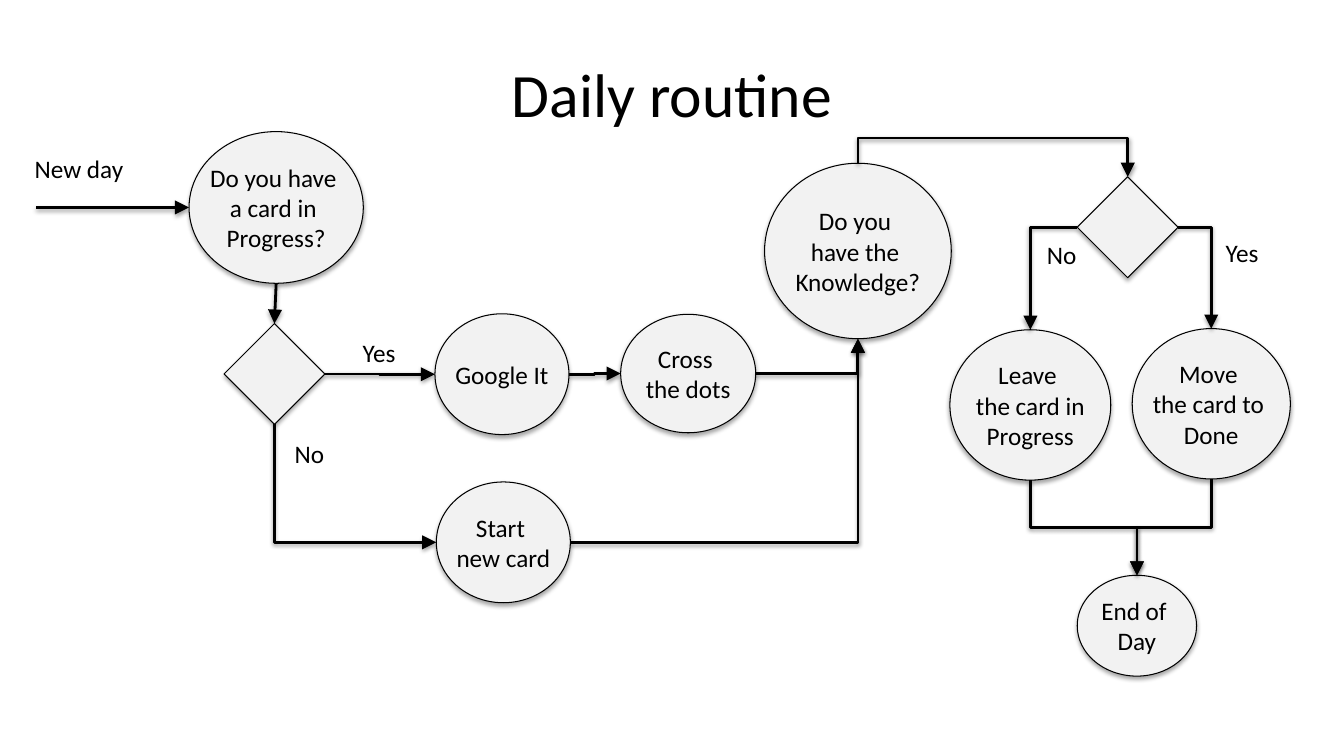
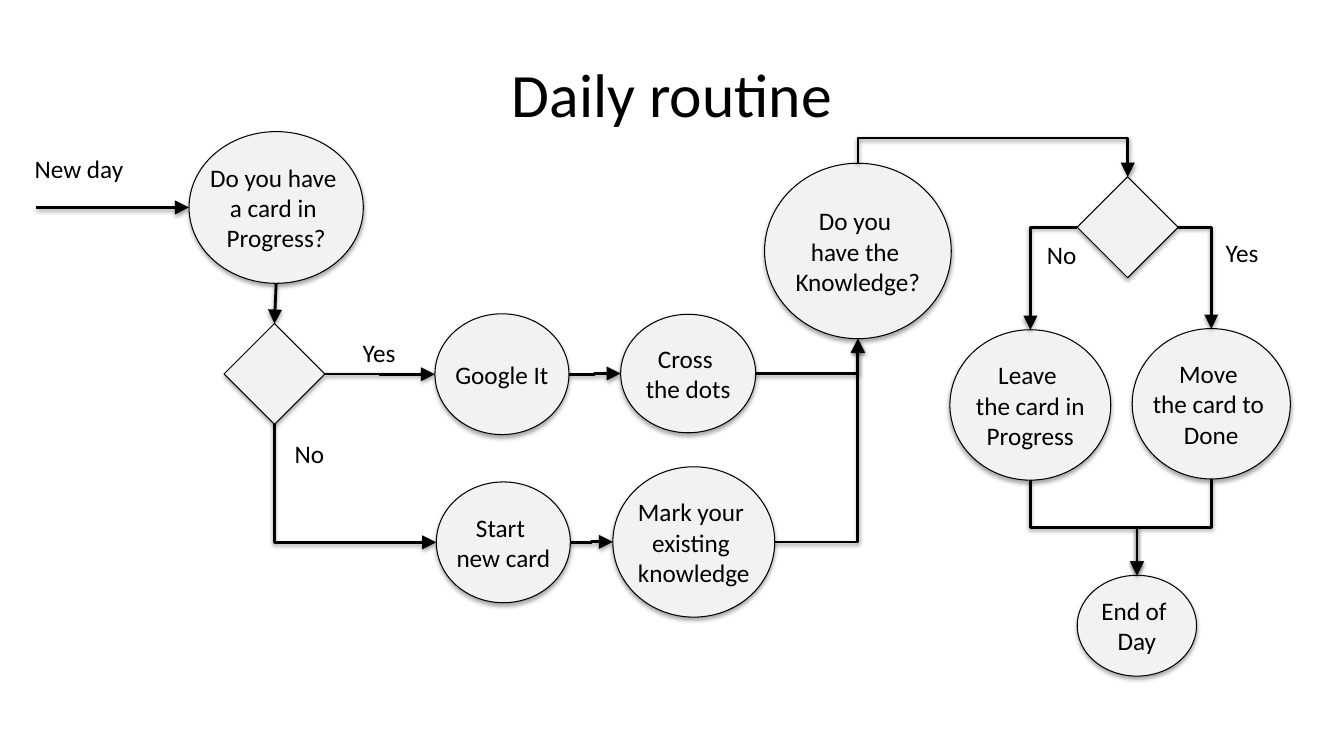
Before and after one commit to kedehub/knowledge_discovery_game, a slide deck: slide 11 of Knowledge Discovery Game.pptx (slide 12 before the commit). Drawn at 1344x756 pixels with LibreOffice and Linux fonts; fonts in the diff are those of the drawing; background and template pictures are left out. Boxes give left, top, right and bottom in pixels: in the first picture for what was removed or moved away, otherwise in the second. Text is boxed around its words. In the diff, an @@ line names an element or a change of style, - is before the commit and + after.

```diff
--- a/Knowledge Discovery Game.pptx
+++ b/Knowledge Discovery Game.pptx
@@ elbow arrow moved from (571, 542) - (858, 339) to (775, 542) - (858, 339) @@
@@ ellipse added at bbox=[613, 467, 775, 617], fill #F2F2F2, outline #000000 0.75 pt, 18 pt, text #000000 @@
+Mark your
+existing
+knowledge
@@ elbow arrow added from (571, 542) to (613, 542), #000000 2 pt @@
```
Also in this commit, not shown: 2 other slides changed, 13 slides added, 2 slides removed.
